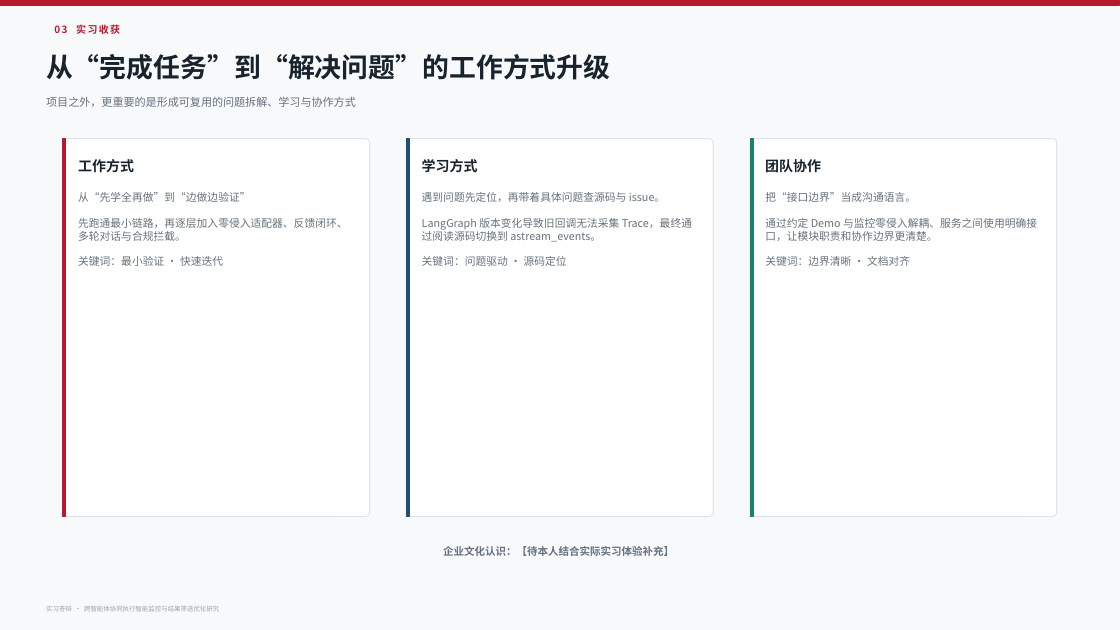
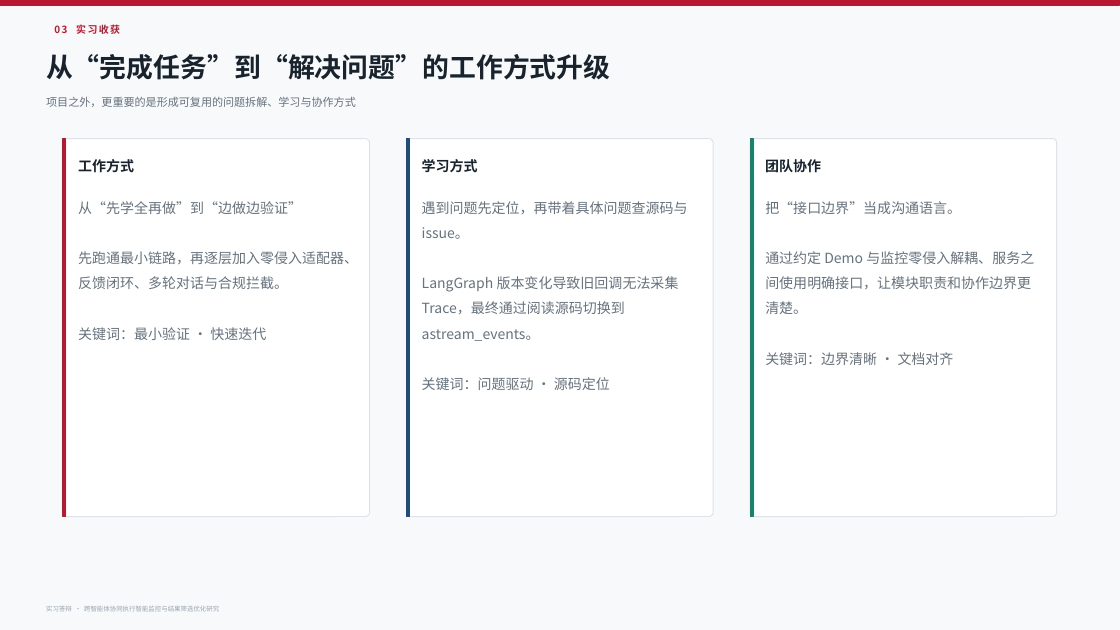
Before and after one commit to xiejiani1207/AgentCoMonitor, a slide deck: slide 9 of docs/实习答辩PPT_AgentCoMonitor_真实项目版_V2.1.pptx. Drawn at 1120x630 pixels with LibreOffice and Linux fonts; fonts in the diff are those of the drawing. Boxes give left, top, right and bottom in pixels: in the first picture for what was removed or moved away, otherwise in the second. Text is boxed around its words. In the diff, an @@ line names an element or a change of style, - is before the commit and + after.

```diff
--- a/docs/实习答辩PPT_AgentCoMonitor_真实项目版_V2.1.pptx
+++ b/docs/实习答辩PPT_AgentCoMonitor_真实项目版_V2.1.pptx
@@ size 9.2 to 12 pt; line spacing 1 to 1.5 in 3 elements at [78,201,358,340], [422,201,688,390], [765,201,1034,365] @@
@@ text removed at [443,546,674,556] @@
-企业文化认识：【待本人结合实际实习体验补充】
```
Also in this commit, not shown: 8 other slides changed, 5 other files.
